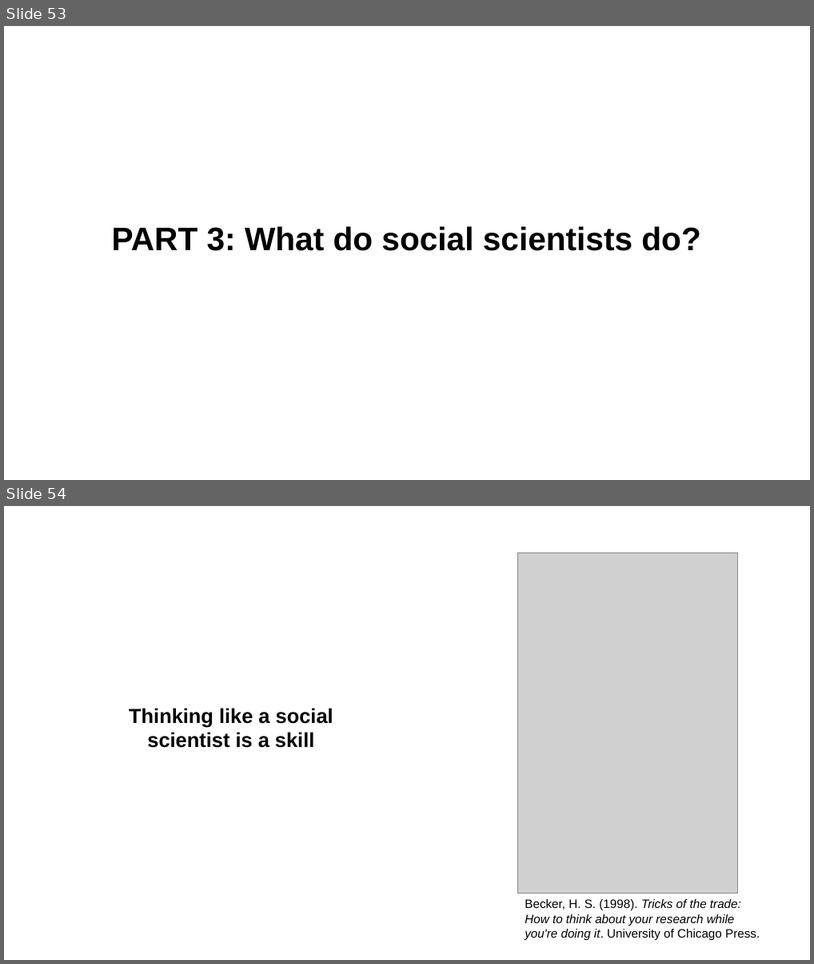
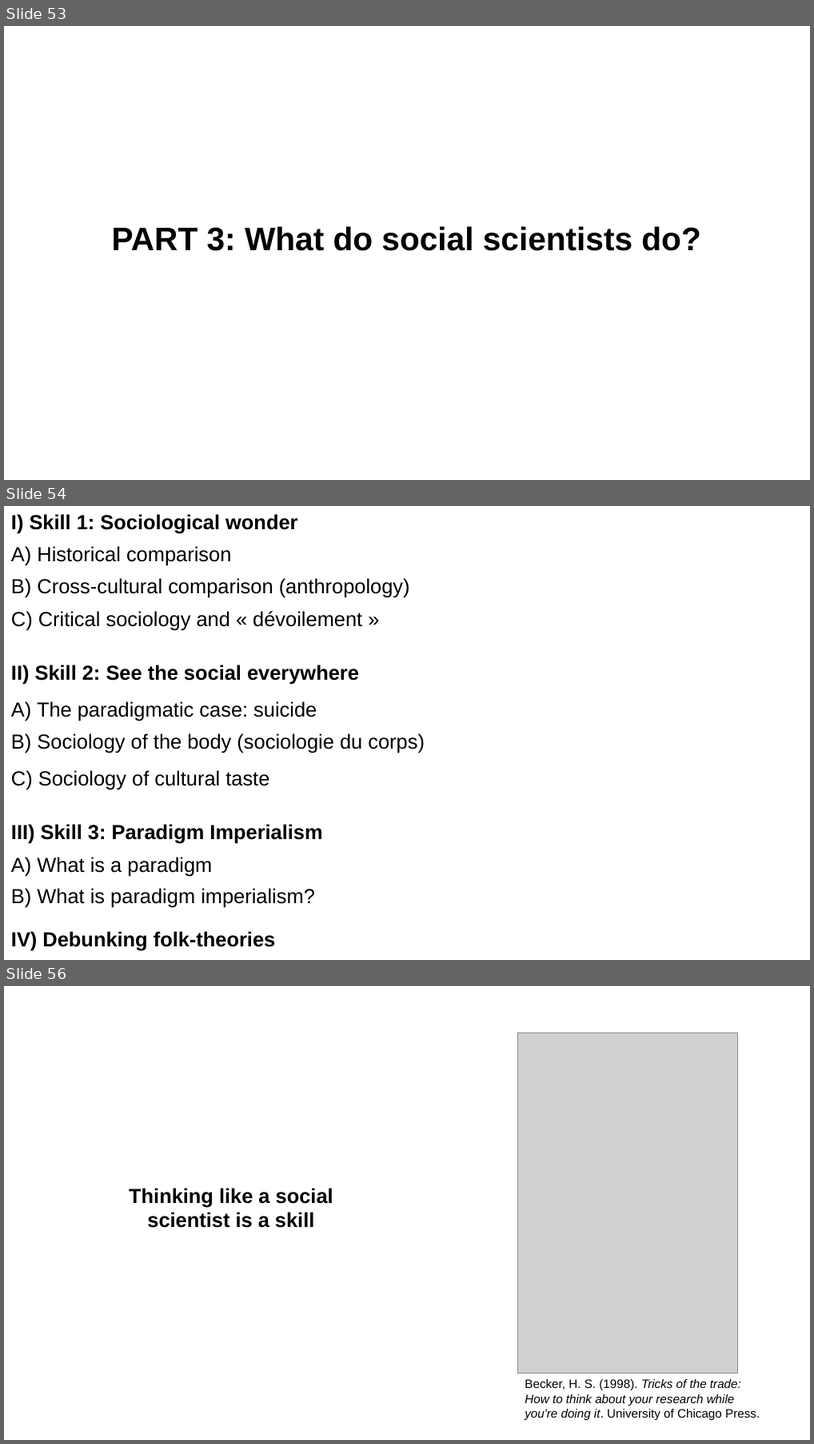
Before and after one commit to aminelasso/SOC501-2026, a slide deck: Week 1/Week 1.pptx. Shown one above the other, each under a label of ours: slides 53 and 54 before the commit, slides 53, 54 and 56 after it; the slides between them are not shown. The pictures are 814x964 and 814x1444 pixels, drawn with LibreOffice and Linux fonts; fonts in the diff are those of the drawing; grey boxes stand for pictures. Boxes give left, top, right and bottom in pixels: in the first picture for what was removed or moved away, otherwise in the second. Text is boxed around its words. In the diff, an @@ line names an element or a change of style, - is before the commit and + after.

```diff
--- a/Week 1/Week 1.pptx
+++ b/Week 1/Week 1.pptx
@@ slide 54 added at bbox=[4, 506, 810, 960], background #FFFFFF @@
@@ text added at bbox=[11, 514, 298, 534], 20 pt, text #000000, bold @@
+I) Skill 1: Sociological wonder
@@ text added at bbox=[11, 546, 231, 566], 20 pt, text #000000 @@
+A) Historical comparison
@@ text added at bbox=[11, 578, 410, 598], 20 pt, text #000000 @@
+B) Cross-cultural comparison (anthropology)
@@ text added at bbox=[11, 611, 362, 630], 20 pt, text #000000 @@
+C) Critical sociology and « dévoilement »
@@ text added at bbox=[11, 664, 359, 684], 20 pt, text #000000, bold @@
+II) Skill 2: See the social everywhere
@@ text added at bbox=[11, 701, 317, 720], 20 pt, text #000000 @@
+A) The paradigmatic case: suicide
@@ text added at bbox=[11, 733, 425, 753], 20 pt, text #000000 @@
+B) Sociology of the body (sociologie du corps)
@@ text added at bbox=[11, 770, 270, 789], 20 pt, text #000000 @@
+C) Sociology of cultural taste
@@ text added at bbox=[11, 824, 322, 844], 20 pt, text #000000, bold @@
+III) Skill 3: Paradigm Imperialism
@@ text added at bbox=[11, 856, 212, 876], 20 pt, text #000000 @@
+A) What is a paradigm
@@ text added at bbox=[11, 888, 315, 907], 20 pt, text #000000 @@
+B) What is paradigm imperialism?
@@ text added at bbox=[11, 931, 275, 950], 20 pt, text #000000, bold @@
+IV) Debunking folk-theories
@@ what was slide 54 is now slide 56 @@
```
Also in this commit, not shown: 3 slides changed, 35 other slides added, 1 slide removed, 2 other files.
